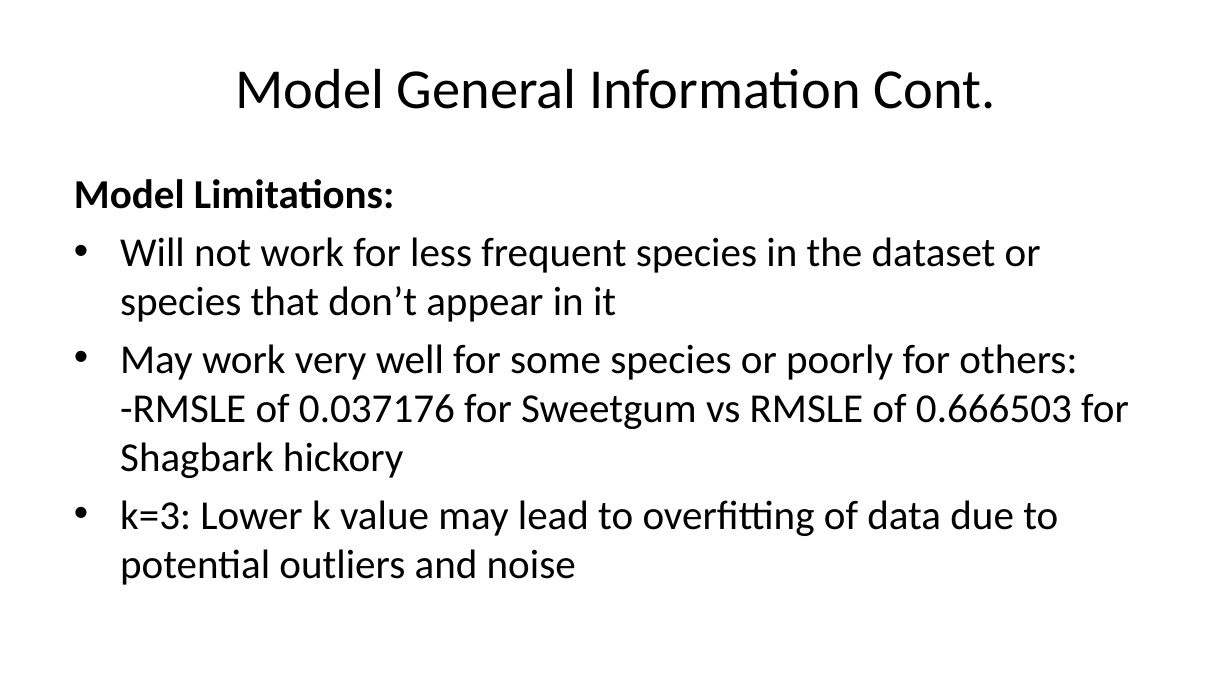
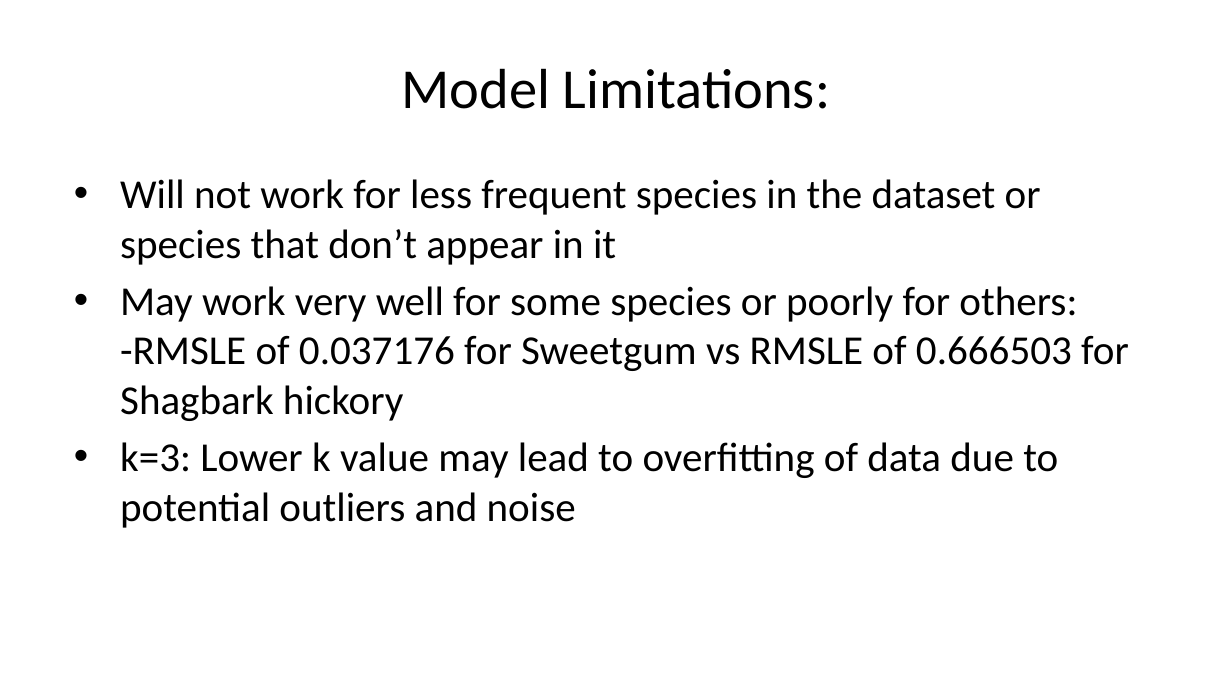
Before and after one commit to deancallahan25/Redwood-Analytics-Portfolio, a slide deck: slide 10 of Project-3/individual-models/data/presentation.pptx. Drawn at 1232x693 pixels with LibreOffice and Linux fonts; fonts in the diff are those of the drawing. Boxes give left, top, right and bottom in pixels: in the first picture for what was removed or moved away, otherwise in the second. Text is boxed around its words. In the diff, an @@ line names an element or a change of style, - is before the commit and + after.

```diff
--- a/Project-3/individual-models/data/presentation.pptx
+++ b/Project-3/individual-models/data/presentation.pptx
@@ title at [401,68,830,109]: text changed @@
-Model General Information Cont.
+Model Limitations:
@@ text at [74,179,394,209]: paragraph removed @@
-Model Limitations:
```
Also in this commit, not shown: 1 other slide changed, 1 slide removed, 2 other files.
